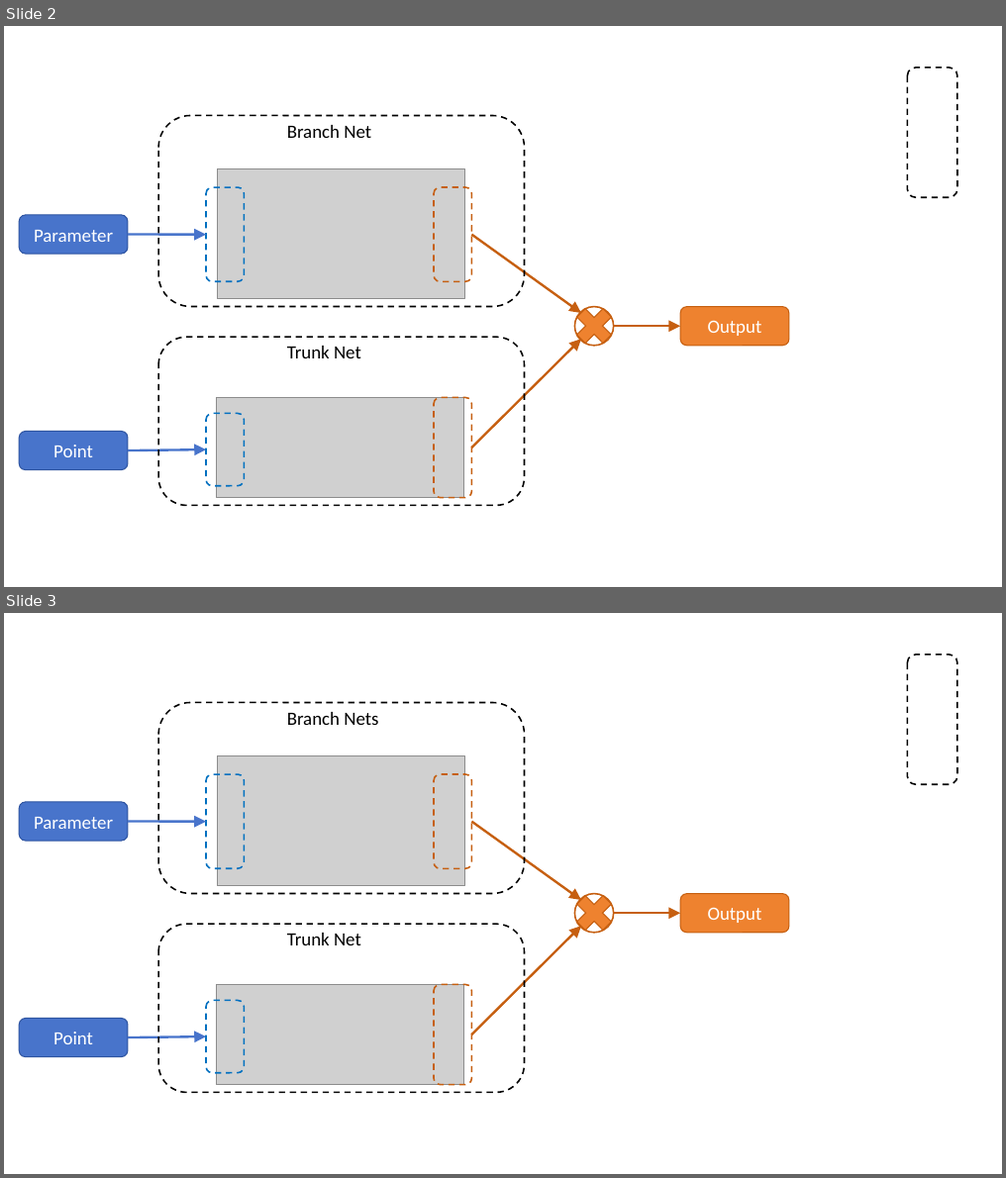
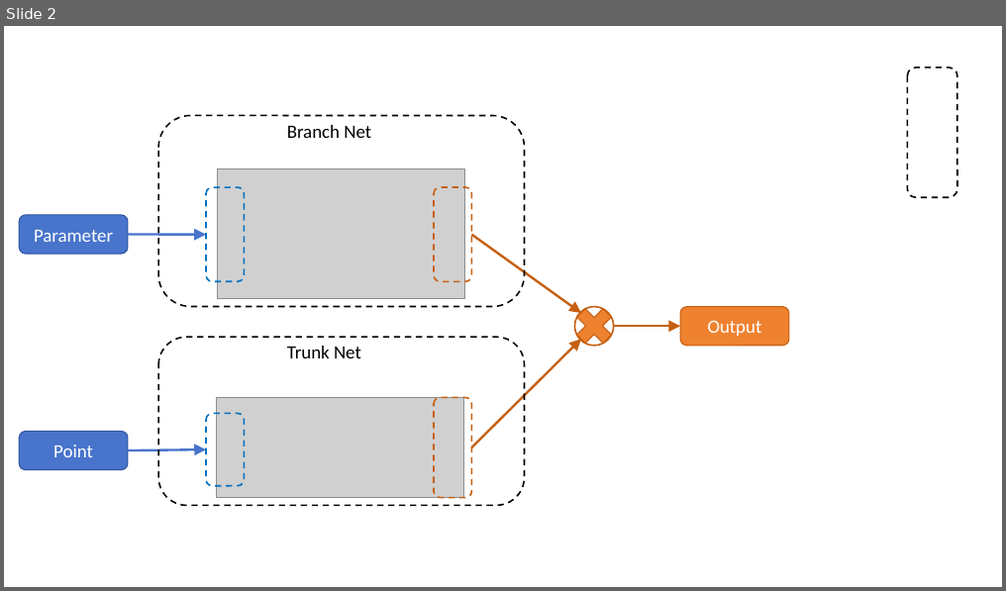
Before and after one commit to hanrui2003/pinn-pytorch, a slide deck: MLDA/论文画图.pptx. Shown one above the other, each under a label of ours: slides 2 and 3 before the commit, slide 2 after it. The pictures are 1006x1178 and 1006x591 pixels, drawn with LibreOffice and Linux fonts; fonts in the diff are those of the drawing; grey boxes stand for pictures. Boxes give left, top, right and bottom in pixels: in the first picture for what was removed or moved away, otherwise in the second. Text is boxed around its words. In the diff, an @@ line names an element or a change of style, - is before the commit and + after.

```diff
--- a/MLDA/论文画图.pptx
+++ b/MLDA/论文画图.pptx
@@ slide 3 removed at bbox=[4, 613, 1002, 1174], background #FFFFFF @@
@@ rounded rectangle removed at bbox=[908, 655, 957, 784] @@
@@ rounded rectangle removed at bbox=[159, 703, 525, 894] @@
@@ text removed at bbox=[287, 712, 378, 725] @@
-Branch Nets
@@ picture removed at bbox=[217, 756, 464, 885] @@
@@ rounded rectangle removed at bbox=[206, 774, 245, 869] @@
@@ rounded rectangle removed at bbox=[434, 774, 472, 869] @@
@@ rounded rectangle removed at bbox=[19, 802, 128, 842] @@
-Parameter
@@ arrow removed from (128, 821) to (206, 822) @@
@@ arrow removed from (472, 822) to (581, 900) @@
@@ cross removed at bbox=[569, 888, 620, 938] @@
@@ ellipse removed at bbox=[574, 894, 614, 933] @@
@@ rounded rectangle removed at bbox=[681, 894, 789, 933] @@
-Output
@@ rounded rectangle removed at bbox=[159, 925, 525, 1093] @@
@@ text removed at bbox=[287, 933, 361, 946] @@
-Trunk Net
@@ arrow removed from (472, 1035) to (581, 926) @@
@@ arrow removed from (614, 913) to (681, 913) @@
@@ picture removed at bbox=[217, 985, 464, 1085] @@
@@ rounded rectangle removed at bbox=[434, 985, 472, 1085] @@
@@ rounded rectangle removed at bbox=[19, 1019, 128, 1058] @@
-Point
@@ rounded rectangle removed at bbox=[206, 1001, 245, 1073] @@
@@ arrow removed from (128, 1039) to (206, 1037) @@
```
Also in this commit, not shown: 5 slides added, 15 other files.
